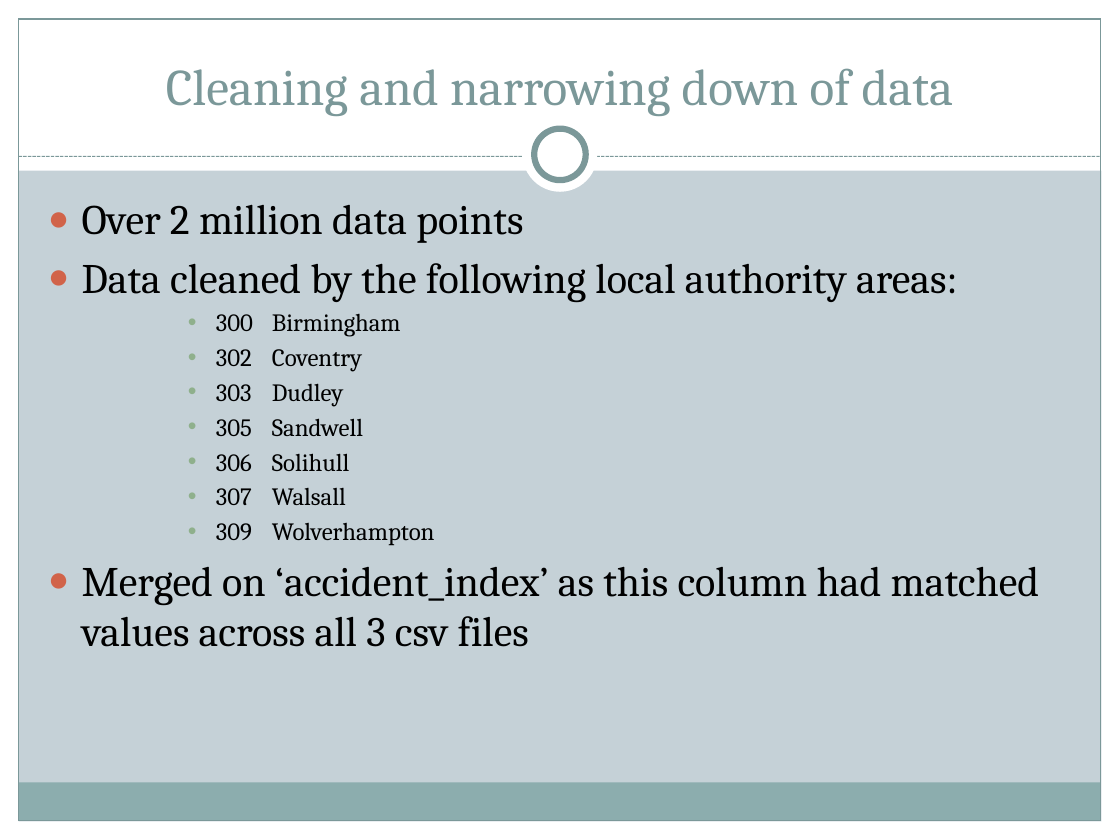
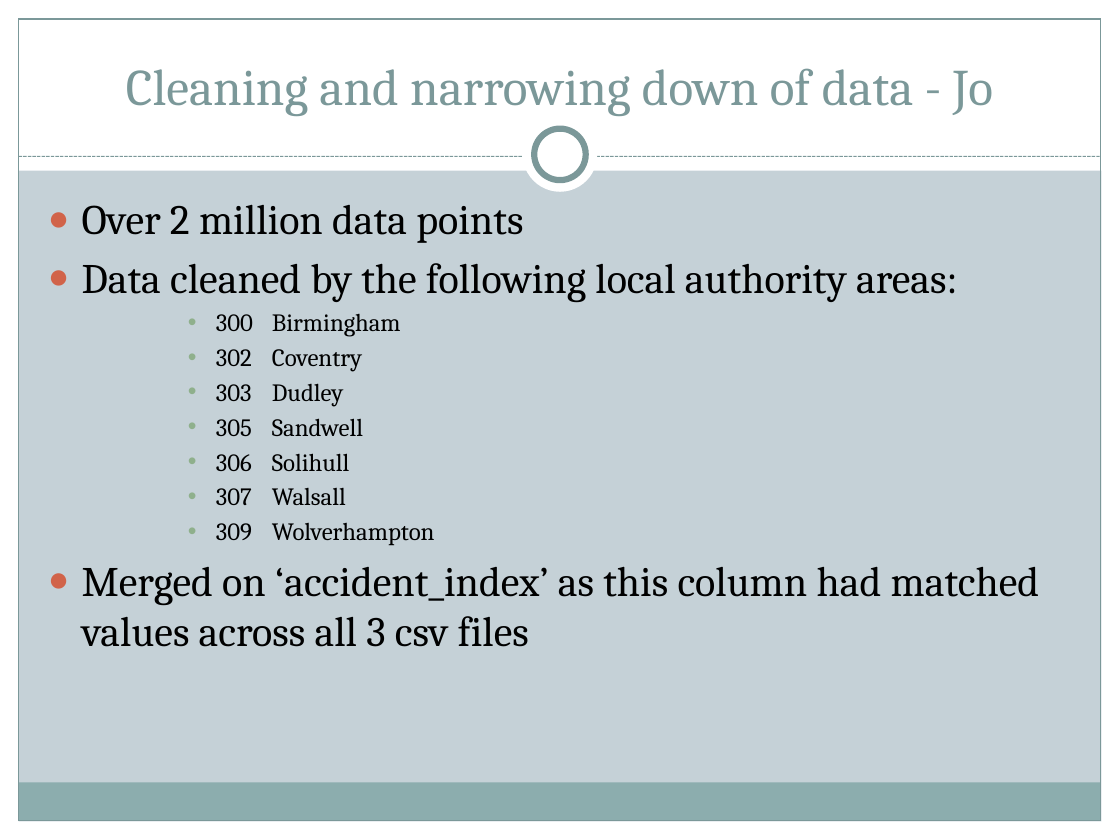
Before and after one commit to HabibR101/Project_1, a slide deck: slide 2 of Car Accidents Data Analysis.pptx. Drawn at 1120x840 pixels with LibreOffice and Linux fonts; fonts in the diff are those of the drawing. Boxes give left, top, right and bottom in pixels: in the first picture for what was removed or moved away, otherwise in the second. Text is boxed around its words. In the diff, an @@ line names an element or a change of style, - is before the commit and + after.

```diff
--- a/Car Accidents Data Analysis.pptx
+++ b/Car Accidents Data Analysis.pptx
@@ title at <box>126,68,993,116</box>: text changed @@
-Cleaning and narrowing down of data
+Cleaning and narrowing down of data - Jo
```
Also in this commit, not shown: 6 other slides changed, 5 slides added.
